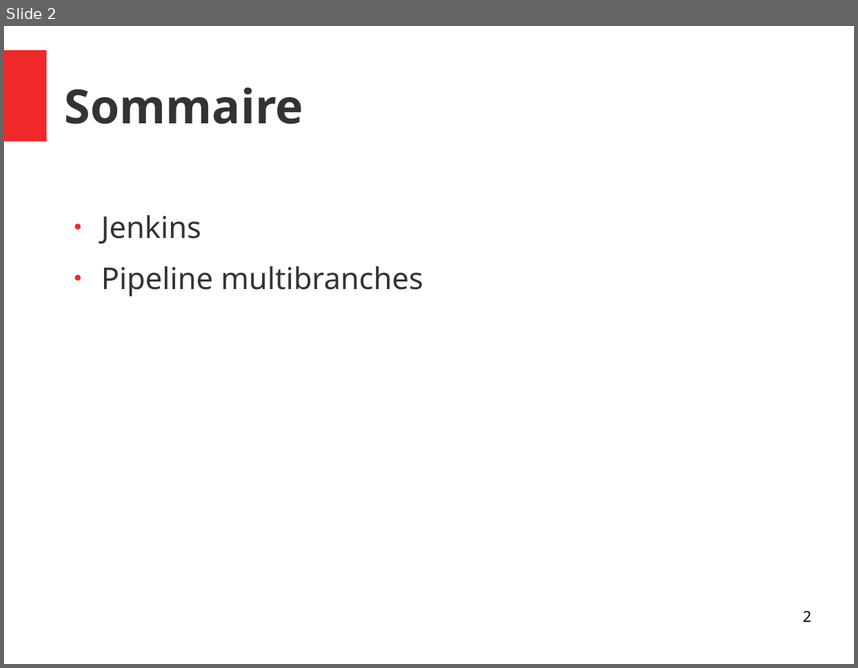
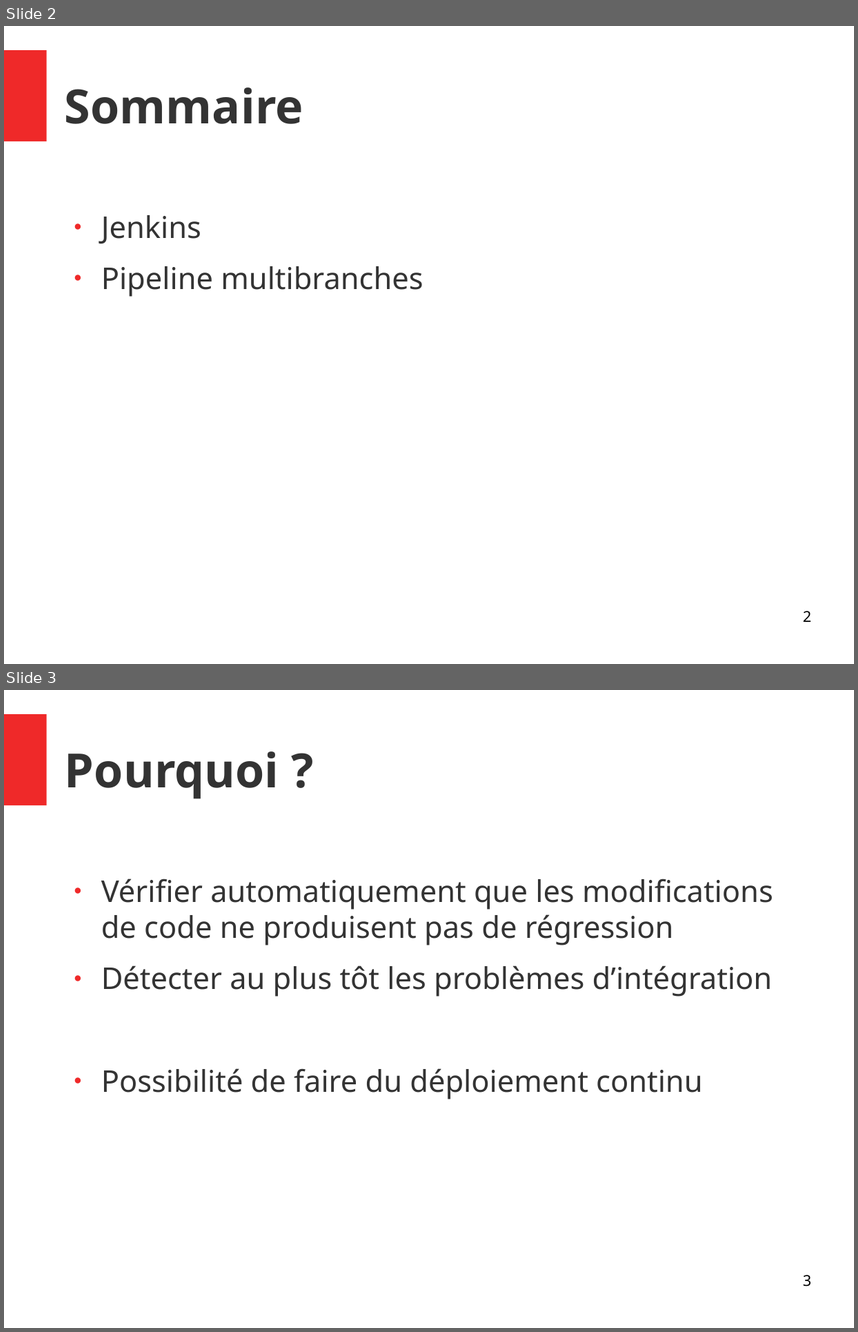
Before and after one commit to Yanoushka/angular-seed, a slide deck: docs/Focus intégration continue.odp. Shown one above the other, each under a label of ours: slide 2 before the commit, slides 2 and 3 after it. The pictures are 858x668 and 858x1332 pixels, drawn with LibreOffice and Linux fonts; fonts in the diff are those of the drawing. Boxes give left, top, right and bottom in pixels: in the first picture for what was removed or moved away, otherwise in the second. Text is boxed around its words. In the diff, an @@ line names an element or a change of style, - is before the commit and + after.

```diff
--- a/docs/Focus intégration continue.odp
+++ b/docs/Focus intégration continue.odp
@@ slide 3 added at [4, 690, 854, 1328], background #FFFFFF; not listed: 1 template element that a slide beside it also shows @@
@@ title added at [65, 751, 279, 799], 44 pt, text #333333, bold @@
+Pourquoi ?
@@ text added at [101, 878, 773, 1099], 28 pt, text #333333 @@
+● Vérifier automatiquement que les modifications de code ne produisent pas de régression
+● Détecter au plus tôt les problèmes d’intégration
+● Possibilité de faire du déploiement continu
@@ page number added at [803, 1274, 811, 1286], 14 pt, text #000000 @@
+3
```
Also in this commit, not shown: 2 other slides added, 4 slides removed.
